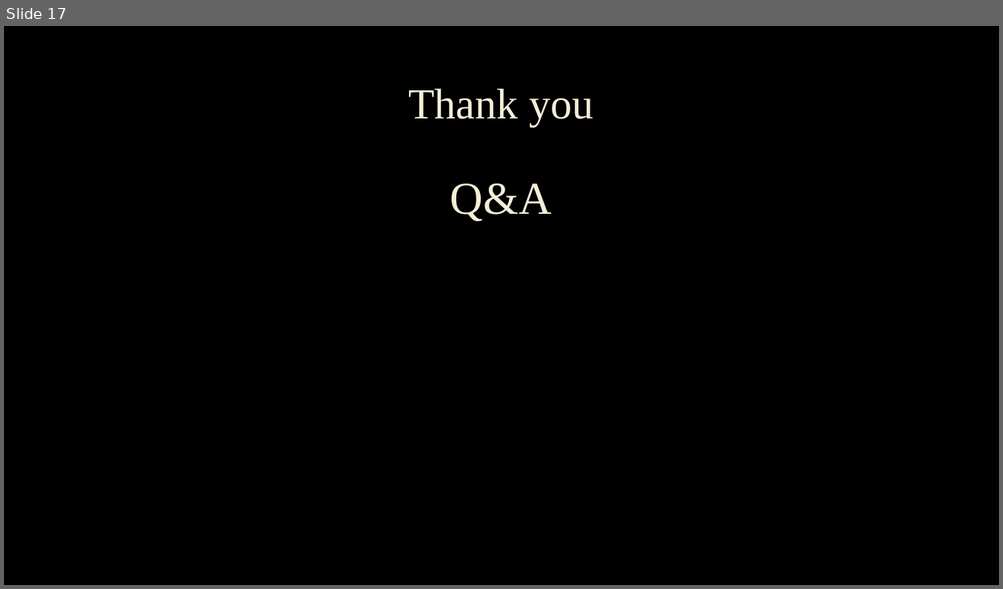
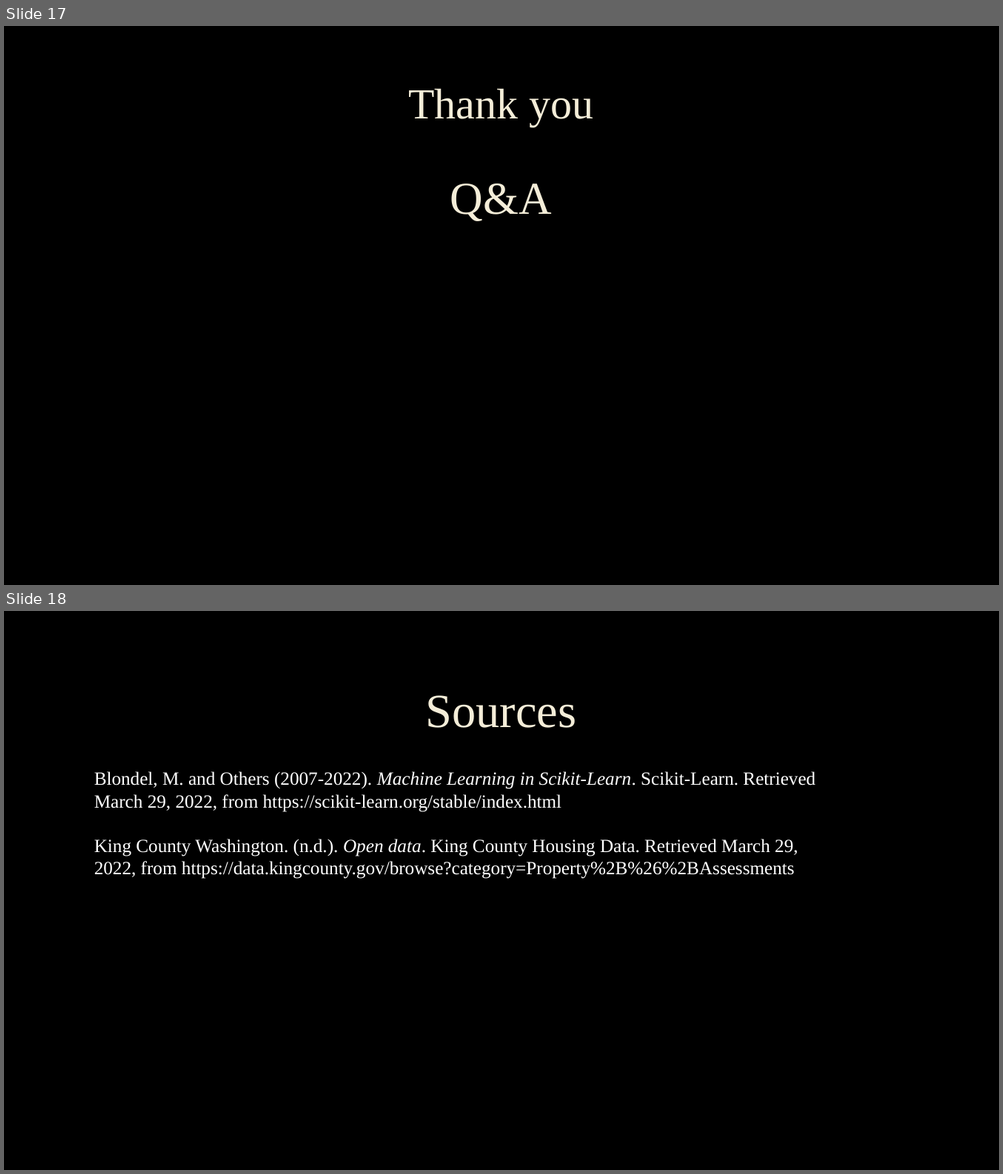
Before and after one commit to cmbfuqua/senior_project, a slide deck: Outlier Detection Presentation.pptx. Shown one above the other, each under a label of ours: slide 17 before the commit, slides 17 and 18 after it. The pictures are 1003x589 and 1003x1174 pixels, drawn with LibreOffice and Linux fonts; fonts in the diff are those of the drawing; background and template pictures are left out. Boxes give left, top, right and bottom in pixels: in the first picture for what was removed or moved away, otherwise in the second. Text is boxed around its words. In the diff, an @@ line names an element or a change of style, - is before the commit and + after.

```diff
--- a/Outlier Detection Presentation.pptx
+++ b/Outlier Detection Presentation.pptx
@@ slide 18 added at [4, 611, 999, 1170], background picture (left out) @@
@@ title added at [426, 695, 577, 728], 46 pt, text #F4EDD8 @@
+Sources
@@ text added at [94, 772, 815, 879], 18 pt, text #FFFFFF @@
+Blondel, M. and Others (2007-2022). Machine Learning in Scikit-Learn. Scikit-Learn. Retrieved March 29, 2022, from https://scikit-learn.org/stable/index.html
+King County Washington. (n.d.). Open data. King County Housing Data. Retrieved March 29, 2022, from https://data.kingcounty.gov/browse?category=Property%2B%26%2BAssessments
```
Also in this commit, not shown: 7 slides changed, 6 other slides added, 4 slides removed, 11 other files.
